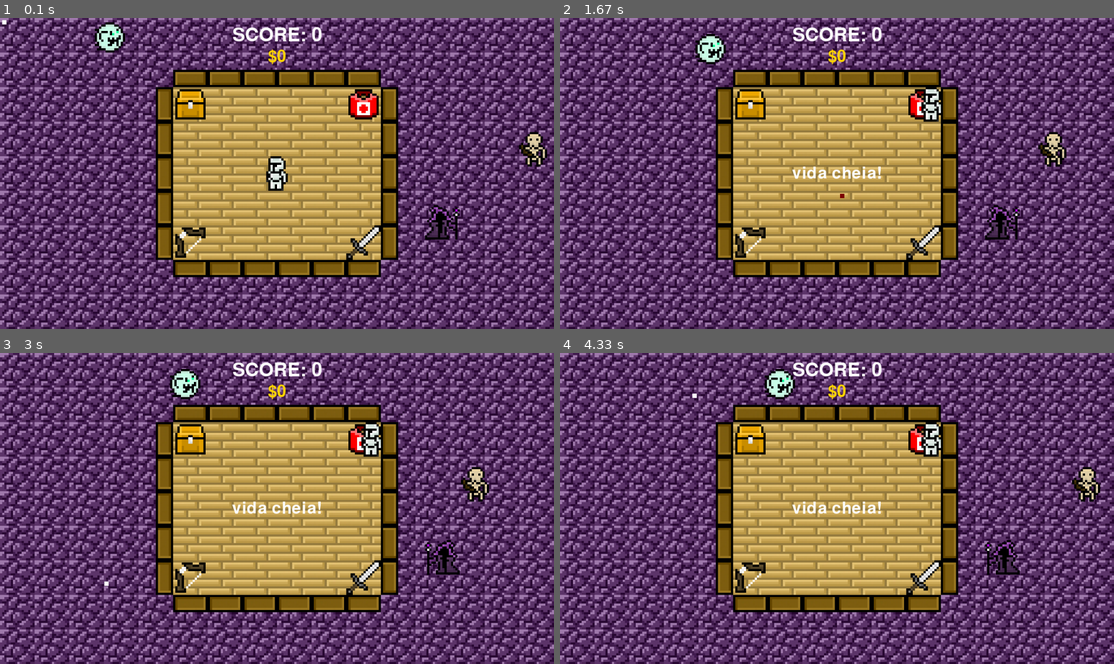
Above: before the commit, frames 1-4 (two rows, left to right).
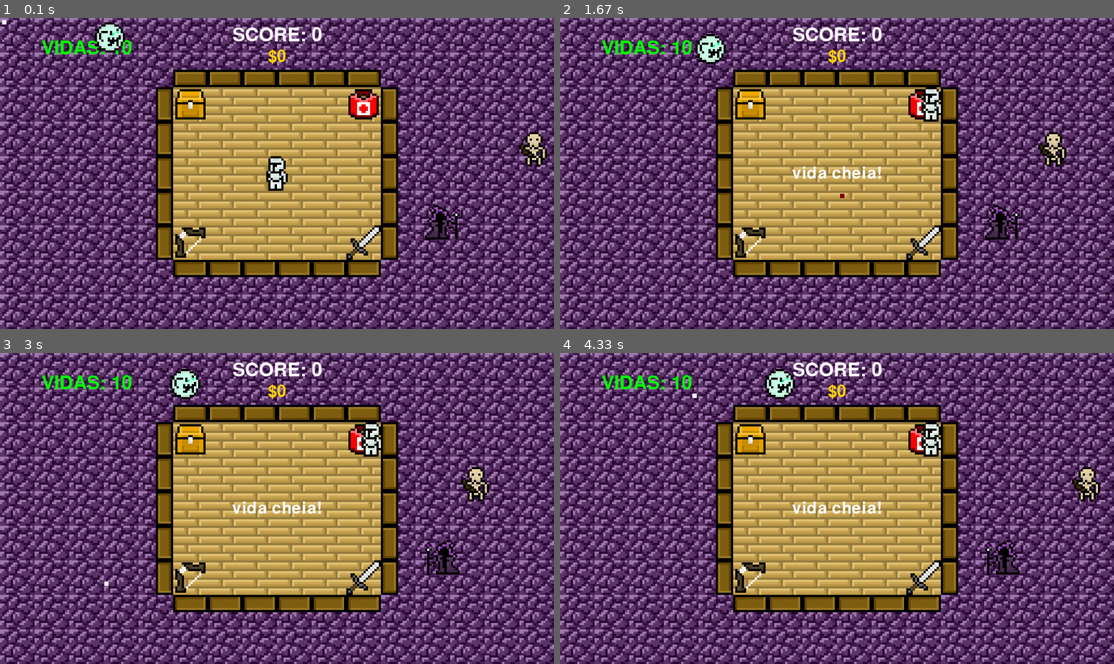
Above: after the commit, the same moments.

Repository: nicolassaez2004/DpProjetos.PyGame
Game: pygame game, started from main.py
Same seed, same stepped clock (60 frames per second), same inputs: the game is played once before the commit and once after it.
Inputs (mouse positions are in pixels of both pictures, inside the frame that each line leads up to):
- Up to frame 1 (0.1 s): no input
- Up to frame 2 (1.67 s): hold D 0.33-0.8 s; hold W 0.83-1.13 s; click "vida cheia!" at 1.22 s; click (837, 195) at 1.55 s
- Up to frame 3 (3 s): click (144, 511) at 1.88 s; click (332, 576) at 2.22 s; click "vida cheia!" at 2.55 s; click (105, 580) at 2.88 s
- Up to frame 4 (4.33 s): click (920, 399) at 3.22 s; click (1041, 617) at 3.55 s; click (903, 536) at 3.88 s; click (692, 393) at 4.22 s

The runs differ from the first frame. In frame 1, 0.3% of the frame differs, in the area x 7-24%, y 6-12%; in frame 2, 0.4%; in frame 3, 0.4%; in frame 4, 0.4%.

Commit message:
Minha alteração

Diff:
--- a/main.py
+++ b/main.py
@@ -429,12 +429,15 @@
 
         score_text = self.font_score.render(f'SCORE: {self.player.score}', True, (255, 255, 255))
         money_text = self.font_money.render(f'${self.player.dinheiro}', True, (255, 215, 0))
-
+        vidas_text = self.font_score.render(f'VIDAS: {self.player.vida}', True, (0, 255, 0))
+
+        vidas_rect = vidas_text.get_rect(center=(200, 70))
         score_rect = score_text.get_rect(center=(LARGURA // 2, 40))
         money_rect = money_text.get_rect(center=(LARGURA // 2, 90))
 
         self.window.blit(score_text, score_rect)
         self.window.blit(money_text, money_rect)
+        self.window.blit(vidas_text, vidas_rect)
 
         if self.pode_comprar_espada:
             buy_text = self.font_money.render("aperte E para comprar espada (1$)", True, (255, 255, 255))
@@ -509,6 +512,9 @@
         else:
             self.pode_interagir_arco = False
 
+        if self.ghost.rect.colliderect(self.player.rect):
+            self.player.vida -= 1
+
         if self.player.soco_vento:
             if self.player.soco_vento.colliderect(self.skeleton.rect) and self.skeleton.health > 0:
                 self.skeleton.health -= 5
